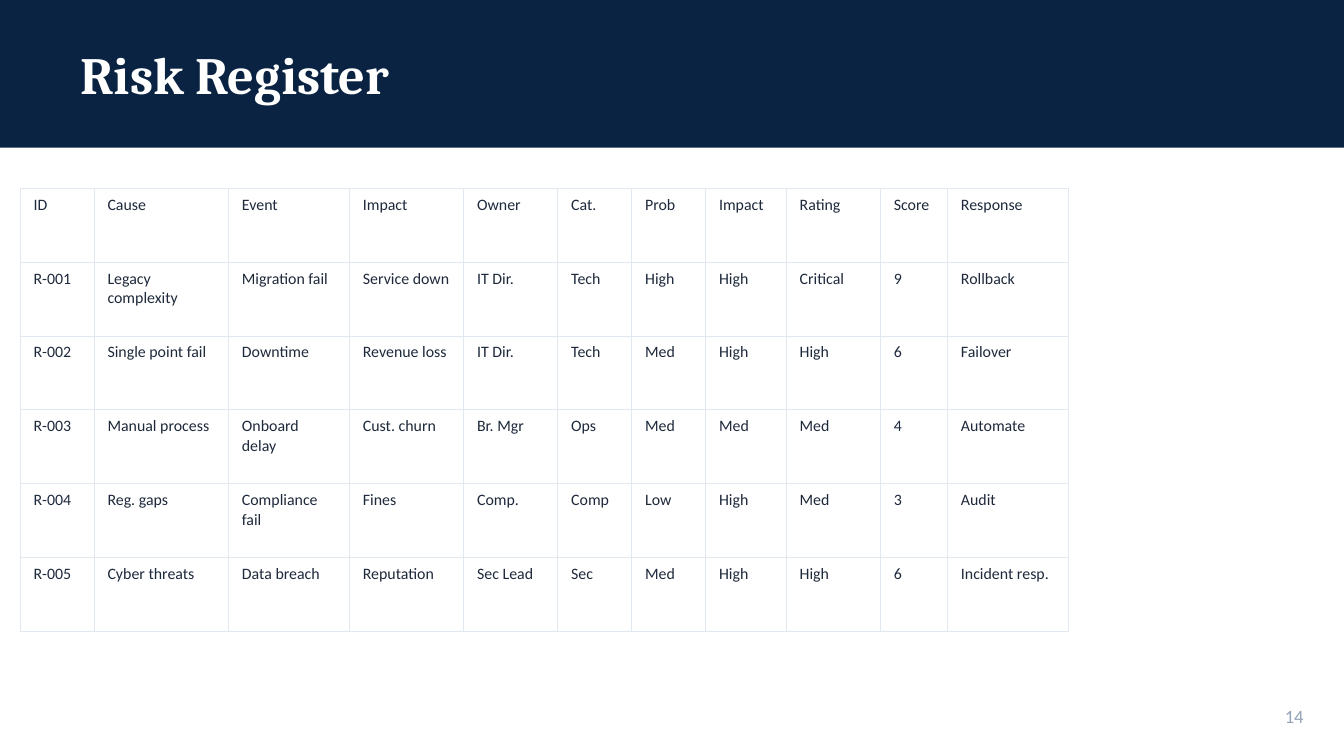
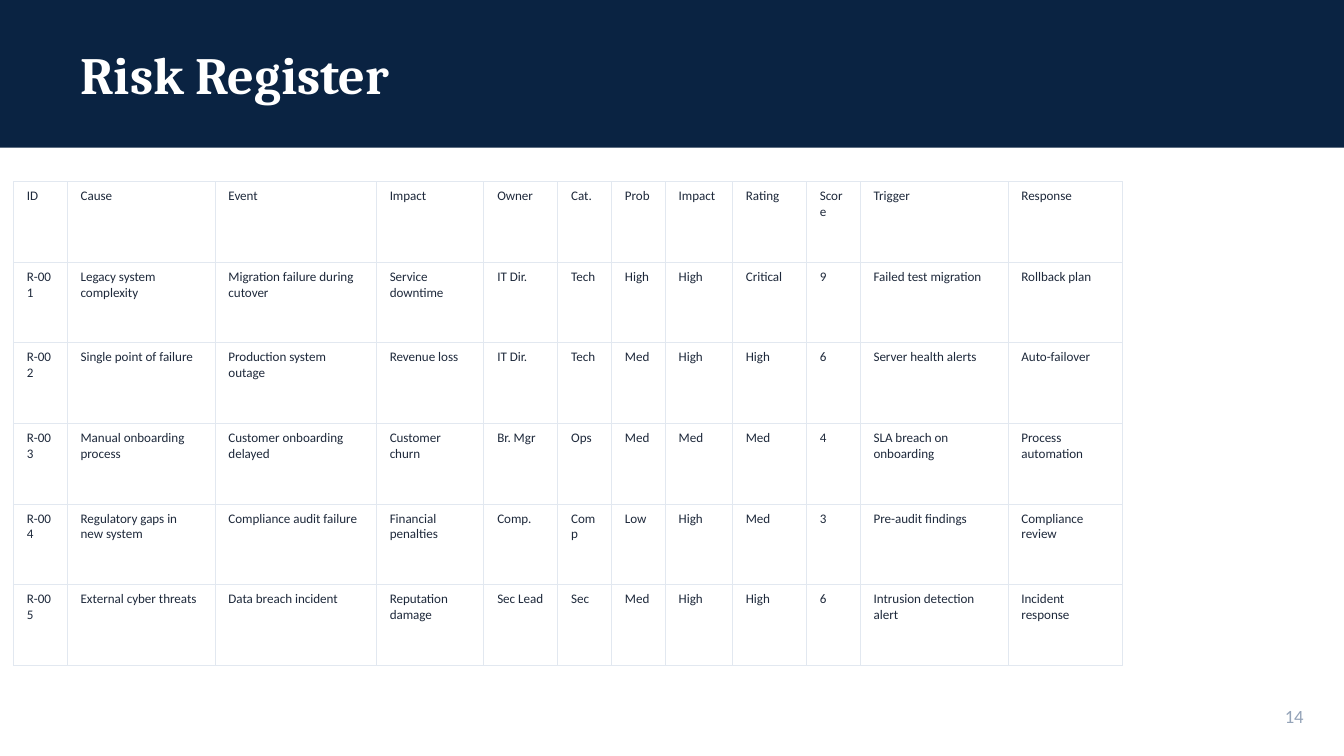
Before and after one commit to WitKoffie/Artist, a slide deck: slide 14 of FinalSubmission.pptx. Drawn at 1344x756 pixels with LibreOffice and Linux fonts; fonts in the diff are those of the drawing. Boxes give left, top, right and bottom in pixels: in the first picture for what was removed or moved away, otherwise in the second. Text is boxed around its words. In the diff, an @@ line names an element or a change of style, - is before the commit and + after.

```diff
--- a/FinalSubmission.pptx
+++ b/FinalSubmission.pptx
@@ table at <box>13,181,1122,626</box> @@
-column 2: Cause | Legacy complexity | Single point fail | Manual process | Reg. gaps | Cyber threats
+column 2: Cause | Legacy system complexity | Single point of failure | Manual onboarding process | Regulatory gaps in new system | External cyber threats
-column 3: Event | Migration fail | Downtime | Onboard delay | Compliance fail | Data breach
+column 3: Event | Migration failure during cutover | Production system outage | Customer onboarding delayed | Compliance audit failure | Data breach incident
-column 4: Impact | Service down | Revenue loss | Cust. churn | Fines | Reputation
+column 4: Impact | Service downtime | Revenue loss | Customer churn | Financial penalties | Reputation damage
-column 11: Response | Rollback | Failover | Automate | Audit | Incident resp.
+column 11: Trigger | Failed test migration | Server health alerts | SLA breach on onboarding | Pre-audit findings | Intrusion detection alert
+column 12: Response | Rollback plan | Auto-failover | Process automation | Compliance review | Incident response
@@ table: place and size @@
-table at <box>20,188,1068,586</box>
+table at <box>13,181,1122,626</box>
```
Also in this commit, not shown: 17 other slides changed, 5 slides added, 2 slides removed, 2 other files.
